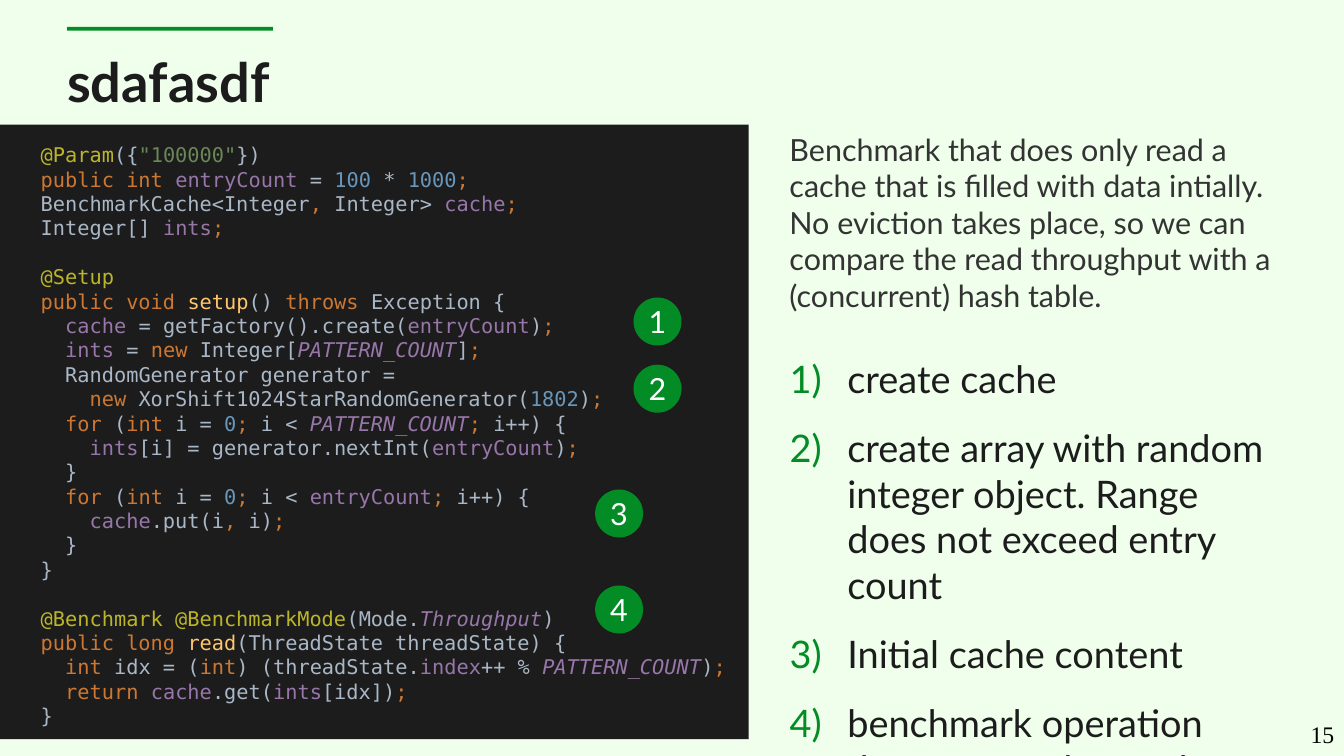
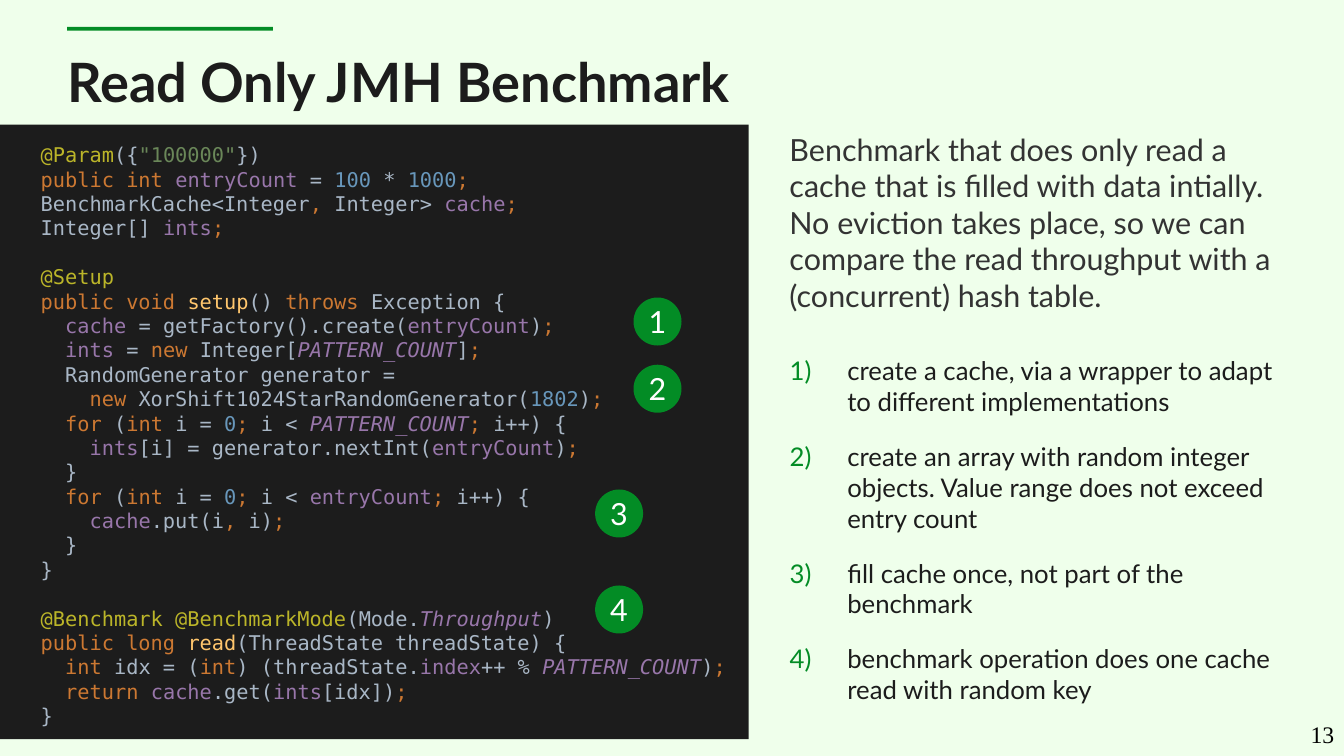
Before and after one commit to cruftex/talk-java-in-process-caching-performance-progress-pitfalls, a slide deck: slide 13 of slides-new.odp (slide 15 before the commit). Drawn at 1344x756 pixels with LibreOffice and Linux fonts; fonts in the diff are those of the drawing. Boxes give left, top, right and bottom in pixels: in the first picture for what was removed or moved away, otherwise in the second. Text is boxed around its words. In the diff, an @@ line names an element or a change of style, - is before the commit and + after.

Commit message:
update, move more content

```diff
--- a/slides-new.odp
+++ b/slides-new.odp
@@ title at bbox=[67, 61, 730, 111]: text changed @@
-sdafasdf
+Read Only JMH Benchmark
@@ text at bbox=[847, 361, 1272, 673]: text changed; size 22.4 to 15.2 pt @@
-1) create cache
-2) create array with random integer object. Range does not exceed entry count
-3) Initial cache content
-4) benchmark operation does one cache read
+1) create a cache, via a wrapper to adapt to different implementations
+2) create an array with random integer objects. Value range does not exceed entry count
+3) fill cache once, not part of the benchmark
+4) benchmark operation does one cache read with random key
@@ page number at bbox=[1311, 727, 1335, 744]: text changed @@
-15
+13
```
Also in this commit, not shown: 10 other slides changed, 8 slides added, 1 slide removed.
